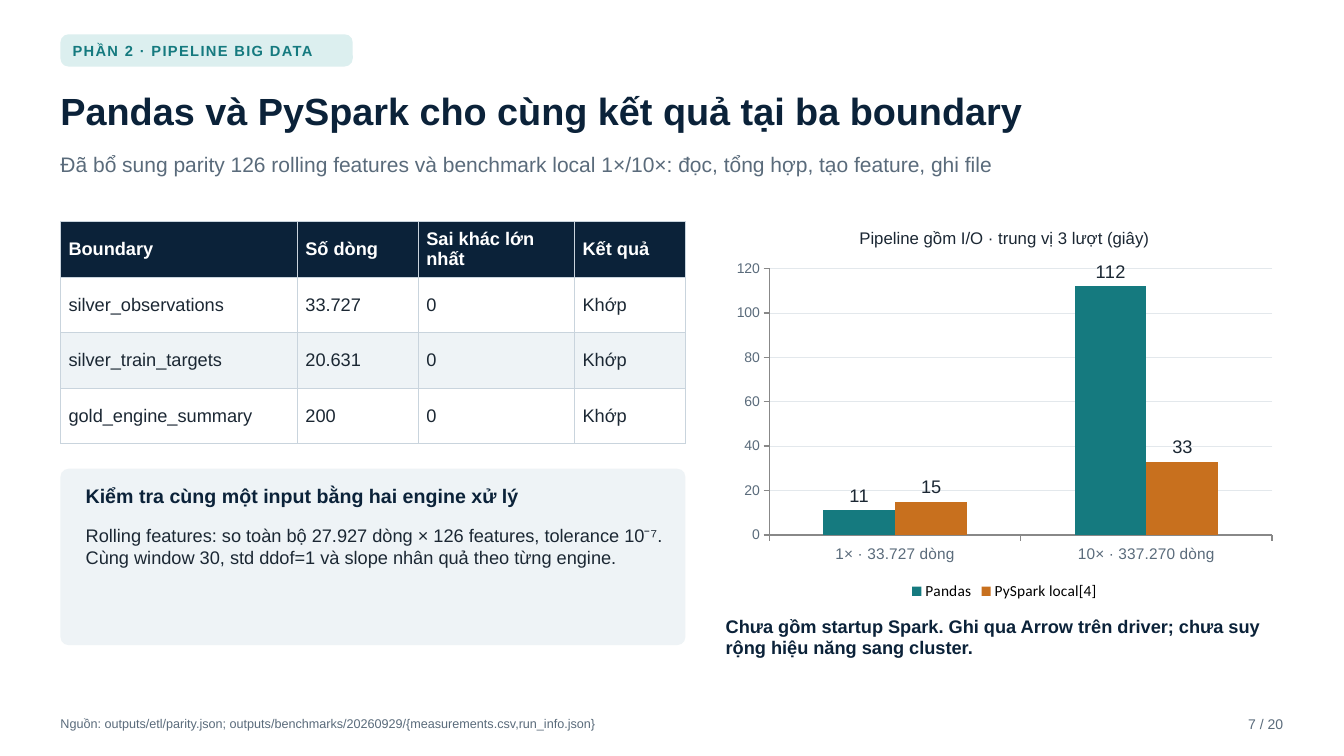
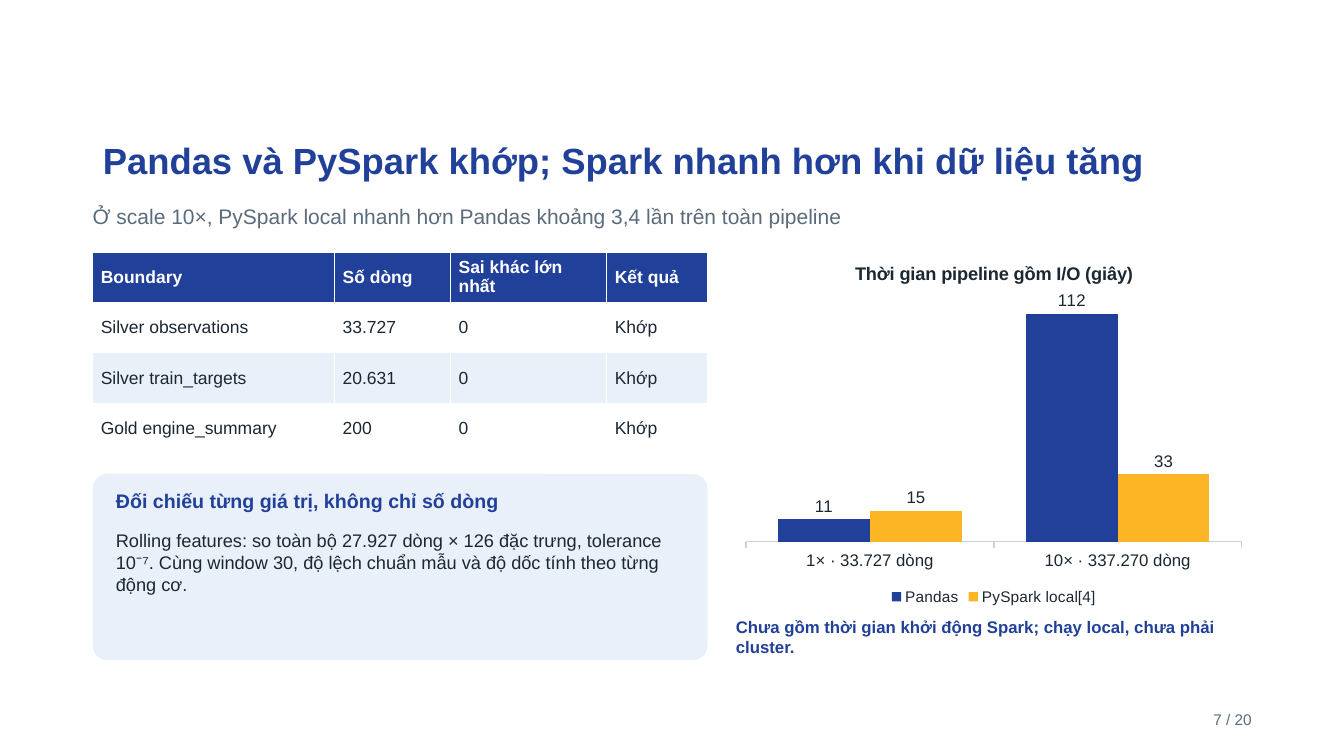
Before and after one commit to ti014/tinasa-cmapss-rul-prediction, a slide deck: slide 7 of slides/cmapss_fd001_presentation.pptx. Drawn at 1344x756 pixels with LibreOffice and Linux fonts; fonts in the diff are those of the drawing; background and template pictures are left out. Boxes give left, top, right and bottom in pixels: in the first picture for what was removed or moved away, otherwise in the second. Text is boxed around its words. In the diff, an @@ line names an element or a change of style, - is before the commit and + after.

```diff
--- a/slides/cmapss_fd001_presentation.pptx
+++ b/slides/cmapss_fd001_presentation.pptx
@@ rounded rectangle removed at [60, 34, 353, 67] @@
@@ title added at [103, 147, 1143, 181], 26 pt, text #21409A, bold @@
+Pandas và PySpark khớp; Spark nhanh hơn khi dữ liệu tăng
@@ text at [935, 147, 1057, 181]: text changed; size 10.5 to 12 pt; text colour #157A7F to #FFFFFF @@
-PHẦN 2 · PIPELINE BIG DATA
+PHẦN 2 · PIPELINE DỮ LIỆU
@@ text removed at [60, 156, 992, 177] @@
-Đã bổ sung parity 126 rolling features và benchmark local 1×/10×: đọc, tổng hợp, tạo feature, ghi file
@@ text at [93, 207, 841, 228]: text changed; size 27 to 15 pt; text colour #0B2239 to #5A6B7B; bold off @@
-Pandas và PySpark cho cùng kết quả tại ba boundary
+Ở scale 10×, PySpark local nhanh hơn Pandas khoảng 3,4 lần trên toàn pipeline
@@ table at [93, 252, 708, 454] @@
-row 2, column 1: silver_observations
+row 2, column 1: Silver observations
-row 3, column 1: silver_train_targets
+row 3, column 1: Silver train_targets
-row 4, column 1: gold_engine_summary
+row 4, column 1: Gold engine_summary
@@ fill #0B2239 to #21409A in row 1 @@
@@ fill #EEF3F6 to #EAF0FA in row 3 @@
@@ size 13 to 12.5 pt in "Boundary", "Số dòng", "Sai khác lớn nhất", "Kết quả" and 9 more places @@
@@ borders changed @@
@@ table: place and size @@
-table at [60, 222, 686, 430]
+table at [93, 252, 708, 454]
@@ column chart at [736, 247, 1252, 610] @@
@@ title "Pipeline gồm I/O · trung vị 3 lượt (giây)" to "Thời gian pipeline gồm I/O (giây)" @@
@@ colour of Pandas #157A7F to #21409A @@
@@ data labels of Pandas changed @@
@@ colour of PySpark local[4] #C8701E to #FCB525 @@
@@ data labels of PySpark local[4] changed @@
@@ category axis changed @@
@@ value axis changed @@
@@ bar spacing changed @@
@@ lettering changed @@
@@ column chart: place and size @@
-column chart at [726, 212, 1284, 605]
+column chart at [736, 247, 1252, 610]
@@ rounded rectangle: place and size @@
-rounded rectangle at [60, 469, 686, 645]
+rounded rectangle at [93, 474, 708, 660]
@@ rounded rectangle at [93, 474, 708, 660]: fill #EEF3F6 to #EAF0FA; proportions changed @@
@@ text removed at [86, 488, 518, 507] @@
-Kiểm tra cùng một input bằng hai engine xử lý
@@ text added at [116, 493, 498, 512], 14 pt, text #21409A, bold @@
+Đối chiếu từng giá trị, không chỉ số dòng
@@ text at [116, 533, 662, 595]: text changed @@
-Rolling features: so toàn bộ 27.927 dòng × 126 features, tolerance 10⁻⁷. Cùng window 30, std ddof=1 và slope nhân quả theo từng engine.
+Rolling features: so toàn bộ 27.927 dòng × 126 đặc trưng, tolerance 10⁻⁷. Cùng window 30, độ lệch chuẩn mẫu và độ dốc tính theo từng động cơ.
@@ text at [736, 620, 1214, 653]: text changed; size 13 to 12 pt; text colour #0B2239 to #21409A @@
-Chưa gồm startup Spark. Ghi qua Arrow trên driver; chưa suy rộng hiệu năng sang cluster.
+Chưa gồm thời gian khởi động Spark; chạy local, chưa phải cluster.
@@ text at [60, 718, 595, 731]: text changed; size 9 to 8.5 pt; text colour #5A6B7B to #FFFFFF @@
-Nguồn: outputs/etl/parity.json; outputs/benchmarks/20260929/{measurements.csv,run_info.json}
+Nguồn: outputs/etl/parity.json; outputs/benchmarks/20260929/measurements.csv
@@ text "7 / 20": place and size @@
-text "7 / 20" at [1248, 719, 1284, 729]
+text "7 / 20" at [1213, 714, 1252, 725]
@@ text "7 / 20" at [1213, 714, 1252, 725]: size 10 to 11 pt @@
```
Also in this commit, not shown: 9 other slides changed, 10 slides added, 10 slides removed, 5 other files.
